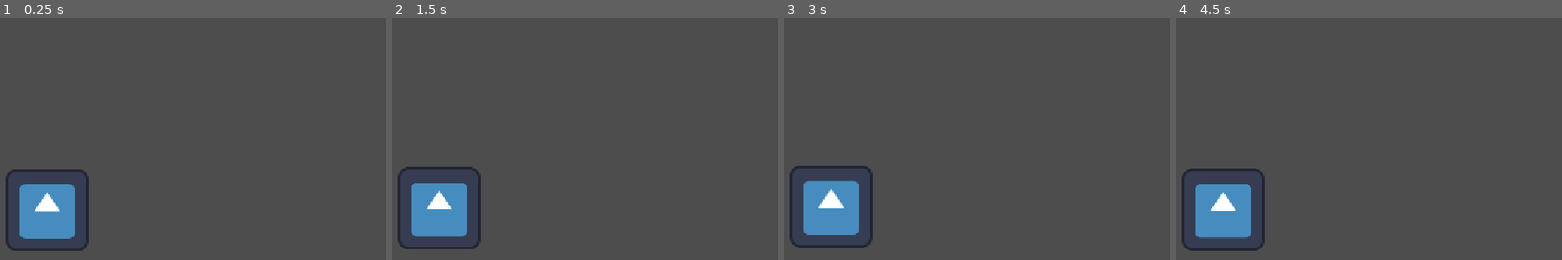
Above: before the commit, frames 1-4 (left to right).
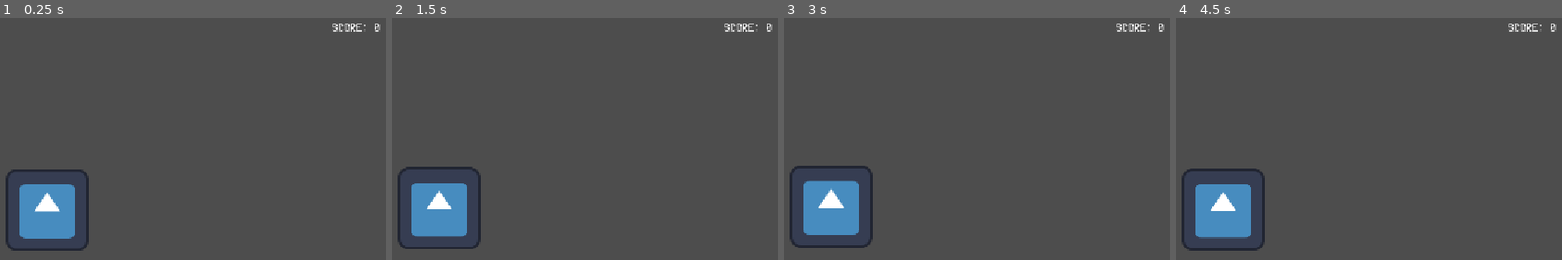
Above: after the commit, the same moments.

Repository: hanskraschewski/ifsrjam2
Game: Godot game, scene res://src/level/camera_shake.tscn
The game is run twice, just before and just after one commit, with the same random seed, the same clock (stepped at 60 frames per second) and the same inputs. This scene is started directly instead of the project's main scene. The engine's default icon, where the game draws it, is replaced by a stand-in: a white triangle on a blue panel in a dark square.
Inputs (mouse positions are in pixels of both pictures, inside the frame that each line leads up to):
- Up to frame 1 (0.25 s): no input
- Up to frame 2 (1.5 s): tap Enter at 0.5 s; move the mouse to (600, 189) at 0.52 s; click (600, 189) at 0.67 s; tap Space at 1.25 s; move the mouse to (outside the picture) at 1.27 s; click (outside the picture) at 1.42 s
- Up to frame 3 (3 s): tap Enter at 2 s; move the mouse to (903, 119) at 2.02 s; click (903, 119) at 2.17 s; tap Space at 2.75 s; move the mouse to (outside the picture) at 2.77 s; click (outside the picture) at 2.92 s
- Up to frame 4 (4.5 s): tap Enter at 3.5 s; move the mouse to (outside the picture) at 3.52 s; click (outside the picture) at 3.67 s; tap Space at 4.25 s; move the mouse to (outside the picture) at 4.27 s; click (outside the picture) at 4.42 s

The runs differ from the first frame. In frame 1, 0.2% of the frame differs, in the area x 86-99%, y 2-6%; in frame 2, 0.2%; in frame 3, 0.2%; in frame 4, 0.2%.

Commit message:
score ui and pixel font

Diff:
--- a/ddfiles/project.godot
+++ b/ddfiles/project.godot
@@ -20,6 +20,10 @@
 window/stretch/mode="canvas_items"
 window/stretch/aspect="expand"
 
+[dotnet]
+
+project/assembly_name="ddfiles"
+
 [physics]
 
 3d/physics_engine="Jolt Physics"
--- a/ddfiles/src/level/camera_shake.tscn
+++ b/ddfiles/src/level/camera_shake.tscn
@@ -1,8 +1,9 @@
 [gd_scene format=3 uid="uid://d26y1jxvf7y4v"]
 
-[ext_resource type="Script" uid="uid://dj6qbo38tmmoa" path="res://src/level/shake.gd" id="1_bp8qf"]
+[ext_resource type="Script" uid="uid://dj6qbo38tmmoa" path="res://src/shake.gd" id="1_bp8qf"]
+[ext_resource type="PackedScene" uid="uid://l6rbod0sjf0g" path="res://src/level/score.tscn" id="1_y0d87"]
 [ext_resource type="Texture2D" uid="uid://dm35gn1lrqlgb" path="res://icon.svg" id="2_8ero2"]
-[ext_resource type="Script" uid="uid://bixfe3fc66u7h" path="res://src/level/click_test.gd" id="2_y0d87"]
+[ext_resource type="Script" uid="uid://bixfe3fc66u7h" path="res://src/click_test.gd" id="2_y0d87"]
 
 [sub_resource type="RectangleShape2D" id="RectangleShape2D_gf3bb"]
 size = Vector2(104, 111)
@@ -11,6 +12,8 @@
 
 [node name="Camera2D" type="Camera2D" parent="." unique_id=157025614]
 script = ExtResource("1_bp8qf")
+
+[node name="Control" parent="Camera2D" unique_id=1895525853 instance=ExtResource("1_y0d87")]
 
 [node name="TestButton" type="Area2D" parent="Camera2D" unique_id=258993267]
 script = ExtResource("2_y0d87")
--- /dev/null
+++ b/ddfiles/src/level/score.tscn
@@ -0,0 +1,22 @@
+[gd_scene format=3 uid="uid://l6rbod0sjf0g"]
+
+[ext_resource type="Script" uid="uid://cmqgpglivqp6t" path="res://src/score.gd" id="1_t1x8i"]
+[ext_resource type="FontFile" uid="uid://dtjfwelge1ixj" path="res://assets/VCR_OSD_MONO_1.001.ttf" id="2_ceanc"]
+
+[node name="CanvasLayer" type="CanvasLayer" unique_id=1579349007 node_paths=PackedStringArray("label")]
+script = ExtResource("1_t1x8i")
+label = NodePath("Label")
+
+[node name="Label" type="Label" parent="." unique_id=624117262]
+anchors_preset = -1
+anchor_left = 0.9
+anchor_top = 0.05
+anchor_right = 0.95
+anchor_bottom = 0.05
+grow_horizontal = 0
+size_flags_horizontal = 8
+size_flags_vertical = 0
+offset_transform_position = Vector2(-50, 30)
+theme_override_fonts/font = ExtResource("2_ceanc")
+text = "SCORE: 0"
+horizontal_alignment = 2
--- /dev/null
+++ b/ddfiles/src/penis.gd
@@ -0,0 +1,46 @@
+extends Area2D
+
+@export var particles : CPUParticles2D
+var clicks : int
+var time : int
+var rng = RandomNumberGenerator.new()
+var hovered : bool
+
+func _process(delta: float) -> void:
+	if 3 <= clicks:
+		if hovered && Time.get_ticks_msec() - time > 300:
+			print(Time.get_ticks_msec() - time)
+			var x = rng.randf_range(-400.0, 400.0)
+			var y = rng.randf_range(-400.0, 400.0)
+
+			position += Vector2(x, y)
+
+			time = 0
+
+			hovered = false
+
+func _input_event(_viewport: Node, event: InputEvent, _shape_idx: int) -> void:
+	if event is InputEventMouseButton and event.pressed:
+		clicks += 1
+
+		if event.button_index == MOUSE_BUTTON_LEFT:
+			print("penis")
+			particles.emitting = true
+
+			if(clicks == 3):
+				hovered = true
+				time = Time.get_ticks_msec()
+
+
+func _on_mouse_entered() -> void:
+	print("enter")
+	if clicks >= 3:
+		hovered = true
+		time = Time.get_ticks_msec()
+
+
+
+func _on_mouse_exited() -> void:
+	print("exit")
+	hovered = false
+	time = 0
--- /dev/null
+++ b/ddfiles/src/score.gd
@@ -0,0 +1,24 @@
+extends CanvasLayer
+
+@export
+var label: Label
+
+var score: int = 0
+
+# Called when the node enters the scene tree for the first time.
+func _ready() -> void:
+	update_score()
+
+
+func set_score(amount: int) -> void:
+	score = amount
+	update_score()
+
+
+func update_score() -> void:
+	label.text = "SCORE: " + str(score)
+
+
+func increase_score(amount: int) -> void:
+	score += amount
+	update_score()
Binary file added: ddfiles/assets/VCR_OSD_MONO_1.001.ttf
Not shown, added: ddfiles/assets/VCR_OSD_MONO_1.001.ttf.import
Renamed: ddfiles/src/level/click_test.gd -> ddfiles/src/click_test.gd
Renamed: ddfiles/src/level/click_test.gd.uid -> ddfiles/src/click_test.gd.uid
Renamed: ddfiles/src/test.tscn -> ddfiles/src/level/test.tscn
Not shown, added: ddfiles/src/penis.gd.uid
Not shown, added: ddfiles/src/score.gd.uid
Renamed: ddfiles/src/level/shake.gd -> ddfiles/src/shake.gd
Renamed: ddfiles/src/level/shake.gd.uid -> ddfiles/src/shake.gd.uid
